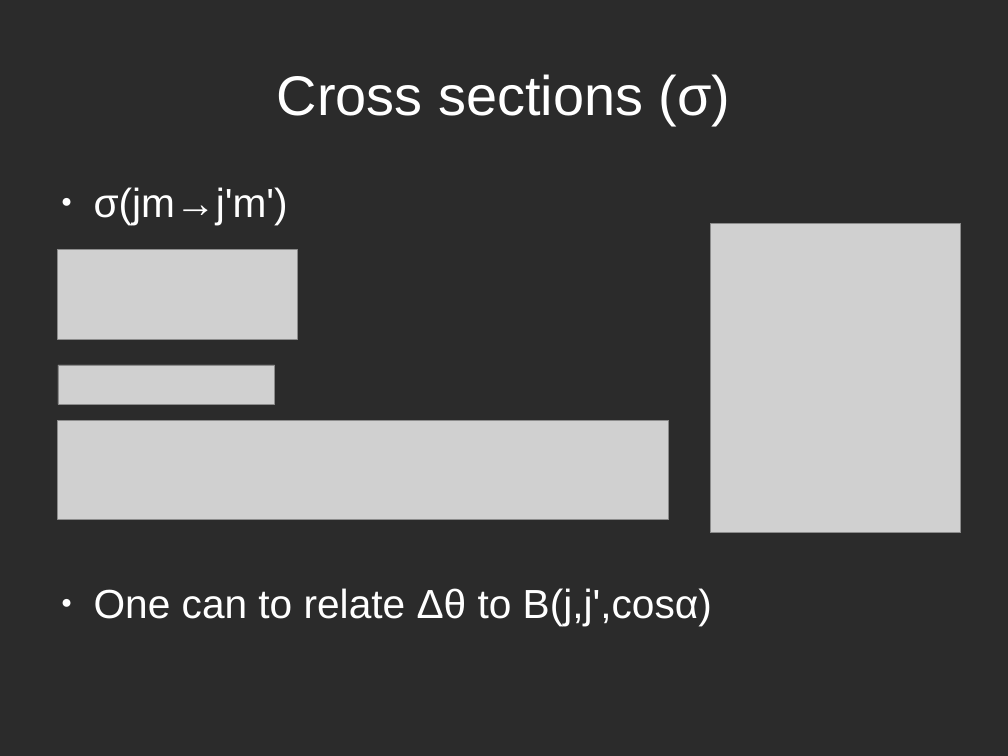
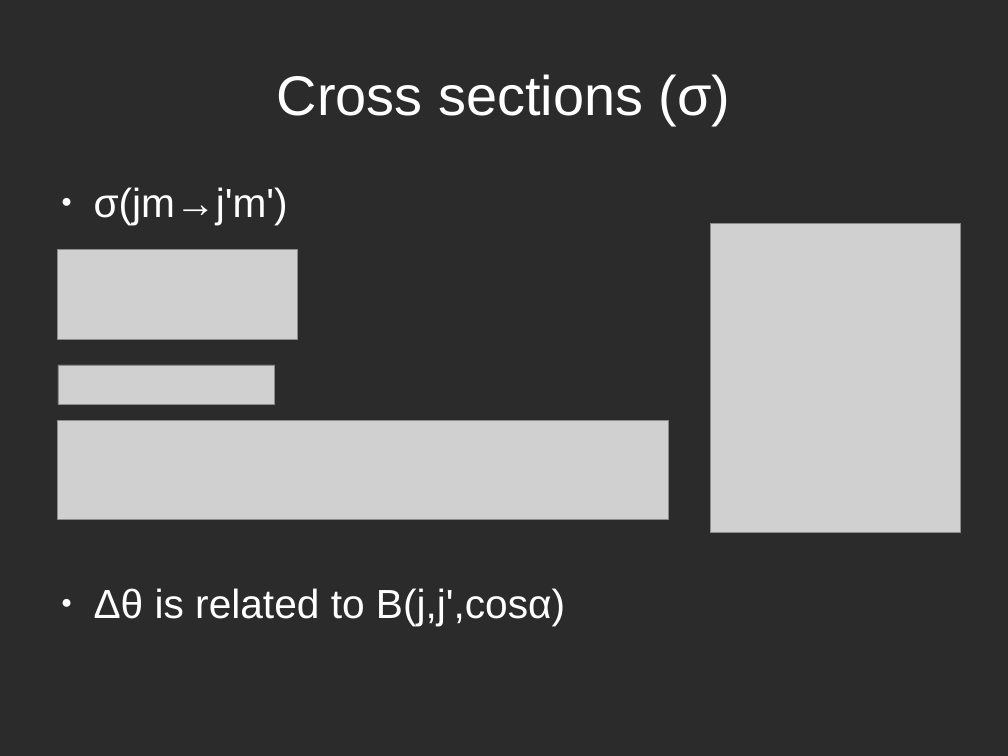
Before and after one commit to atowneND/HeNaK_Collisions, a slide deck: slide 14 of Presentation.odp. Drawn at 1008x756 pixels with LibreOffice and Linux fonts; fonts in the diff are those of the drawing; grey boxes stand for pictures; background and template pictures are left out; a plain dark background stands for a picture behind light text. Boxes give left, top, right and bottom in pixels: in the first picture for what was removed or moved away, otherwise in the second. Text is boxed around its words. In the diff, an @@ line names an element or a change of style, - is before the commit and + after.

```diff
--- a/Presentation.odp
+++ b/Presentation.odp
@@ text at <box>94,588,565,625</box>: text changed @@
-● One can to relate Δθ to B(j,j',cosα)
+● Δθ is related to B(j,j',cosα)
```
Also in this commit, not shown: 3 other slides changed, 4 slides added, 10 other files.
